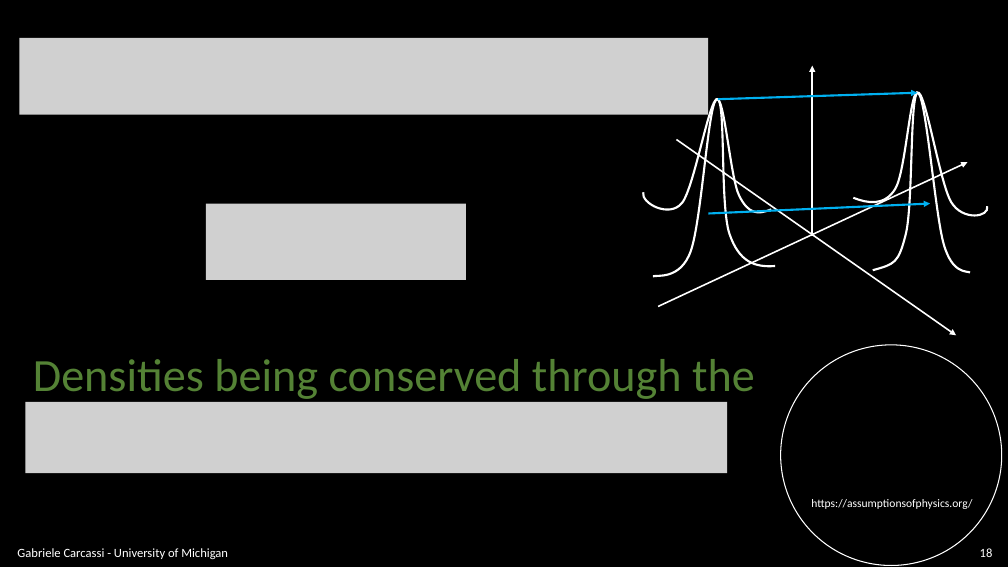
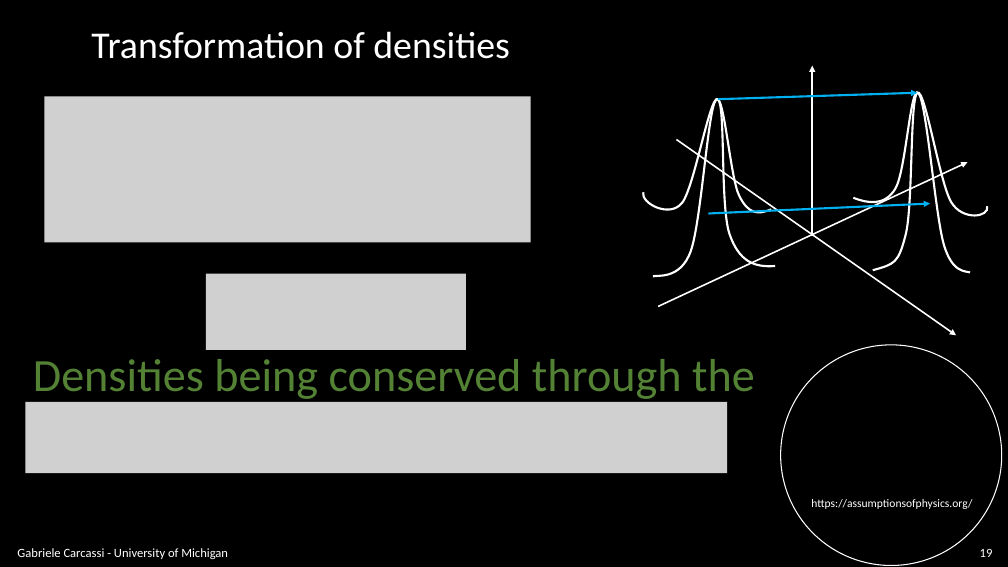
Before and after one commit to assumptionsofphysics/slides, a slide deck: slide 19 of BookCompanions-v2/RP-Class-3.pptx (slide 18 before the commit). Drawn at 1008x567 pixels with LibreOffice and Linux fonts; fonts in the diff are those of the drawing; grey boxes stand for pictures; background and template pictures are left out. Boxes give left, top, right and bottom in pixels: in the first picture for what was removed or moved away, otherwise in the second. Text is boxed around its words. In the diff, an @@ line names an element or a change of style, - is before the commit and + after.

```diff
--- a/BookCompanions-v2/RP-Class-3.pptx
+++ b/BookCompanions-v2/RP-Class-3.pptx
@@ picture removed at [20,38,709,115] @@
@@ text added at [91,31,510,59], 36 pt, text #FFFFFF @@
+Transformation of densities
@@ picture added at [45,96,531,242] @@
@@ picture removed at [206,203,466,280] @@
@@ picture added at [206,274,466,350] @@
@@ page number at [980,549,993,557]: text changed @@
-18
+19
```
Also in this commit, not shown: 12 other slides changed, 3 slides added.
